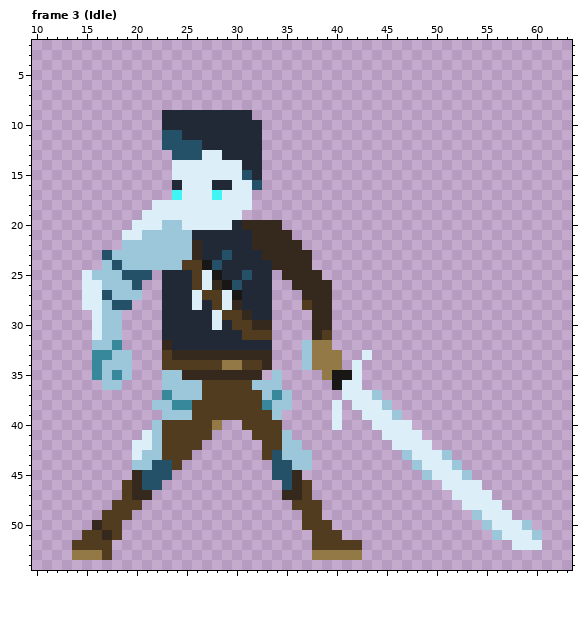
Pixel-art file -- Aseprite/Hero makeover.aseprite. The first picture shows the starting point.
64x64 pixels, 18 frames. Shown: frame 3 (Idle): x 10..63, y 2..54. The commit also changed other frames, which this record leaves out.
After the commit:
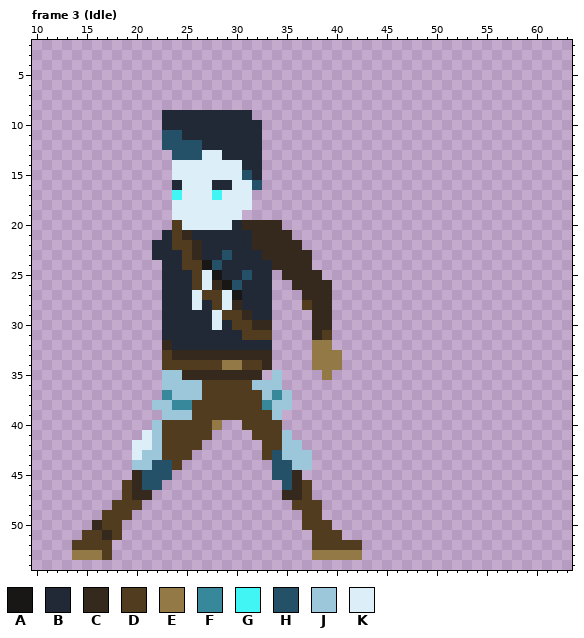
Palette (. is transparent): A #191716  B #212836  C #35291d  D #523c20  E #937946  F #37889b  G #42f5f5  H #245168  J #9cc6d9  K #dceff8
Log entry: Continuing on running animation
What changed:
{"change": "layer \"Character/sword\" now hidden"}
{"change": "layer \"Character/metal arm\" now hidden"}
{"where": "frame 3 (Idle)"}
{"frame":3,"y":18,"x":22,"old":"KK","new":".."}
{"frame":3,"y":19,"x":21,"old":"KKK","new":"..."}
{"frame":3,"y":20,"x":20,"old":"KKKJJ","new":"....D"}
{"frame":3,"y":21,"x":19,"old":"KKJJJJJ","new":"....BDC"}
{"frame":3,"y":22,"x":19,"old":"JJJJJJJ","new":"...BBDD"}
{"frame":3,"y":23,"x":17,"old":"HJJJJJJJJ","new":".....BBBD"}
{"frame":3,"y":24,"x":17,"old":"JHJJJJJJ","new":"......BB"}
{"frame":3,"y":25,"x":15,"old":"KJJJHHH","new":"......."}
{"frame":3,"y":26,"x":15,"old":"KKJJJH","new":"......"}
{"frame":3,"y":27,"x":15,"old":"KKHJJJ","new":"......"}
{"frame":3,"y":28,"x":15,"old":"KKJHH","new":"....."}
{"frame":3,"y":29,"x":16,"old":"KJJ","new":"..."}
{"frame":3,"y":30,"x":16,"old":"KJJ","new":"..."}
{"frame":3,"y":31,"x":16,"old":"KJJ","new":"..."}
{"frame":3,"y":32,"x":16,"old":"JJF","new":"..."}
{"frame":3,"y":32,"x":37,"old":"J","new":"."}
{"frame":3,"y":33,"x":16,"old":"FFJJ","new":"...."}
{"frame":3,"y":33,"x":37,"old":"J","new":"."}
{"frame":3,"y":33,"x":43,"old":"K","new":"."}
{"frame":3,"y":34,"x":16,"old":"FJJJ","new":"...."}
{"frame":3,"y":34,"x":37,"old":"J","new":"."}
{"frame":3,"y":34,"x":42,"old":"K","new":"."}
{"frame":3,"y":35,"x":16,"old":"FJFJ","new":"...."}
{"frame":3,"y":35,"x":40,"old":"AAK","new":"..."}
{"frame":3,"y":36,"x":17,"old":"JJ","new":".."}
{"frame":3,"y":36,"x":40,"old":"AKK","new":"..."}
{"frame":3,"y":37,"x":41,"old":"KKKJ","new":"...."}
{"frame":3,"y":38,"x":40,"old":"K","new":"."}
{"frame":3,"y":38,"x":42,"old":"KKKJ","new":"...."}
{"frame":3,"y":39,"x":40,"old":"K","new":"."}
{"frame":3,"y":39,"x":43,"old":"KKKJ","new":"...."}
{"frame":3,"y":40,"x":40,"old":"K","new":"."}
{"frame":3,"y":40,"x":44,"old":"KKKK","new":"...."}
{"frame":3,"y":41,"x":45,"old":"KKKK","new":"...."}
{"frame":3,"y":42,"x":46,"old":"KKKK","new":"...."}
{"frame":3,"y":43,"x":47,"old":"JKKKJ","new":"....."}
{"frame":3,"y":44,"x":48,"old":"JKKKJ","new":"....."}
{"frame":3,"y":45,"x":49,"old":"JKKKJ","new":"....."}
{"frame":3,"y":46,"x":51,"old":"KKKK","new":"...."}
{"frame":3,"y":47,"x":52,"old":"KKKK","new":"...."}
{"frame":3,"y":48,"x":53,"old":"KKKK","new":"...."}
{"frame":3,"y":49,"x":54,"old":"JKKK","new":"...."}
{"frame":3,"y":50,"x":55,"old":"JKKKJ","new":"....."}
{"frame":3,"y":51,"x":56,"old":"JKKKJ","new":"....."}
{"frame":3,"y":52,"x":58,"old":"KKK","new":"..."}
{"label":"changed","picture_box":[82,200,192,390]}
{"label":"erased","picture_box":[302,340,542,550]}
